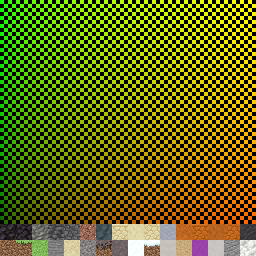
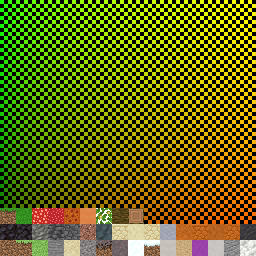
Revision of a layered 256px x 256px image; what changed, layer by layer:
painted on "blocks" over [0, 208, 144, 224]
removed layer "black checkerboard" over [0, 208, 144, 224]
painted on "uv gradient", masked it over [0, 208, 144, 224]
